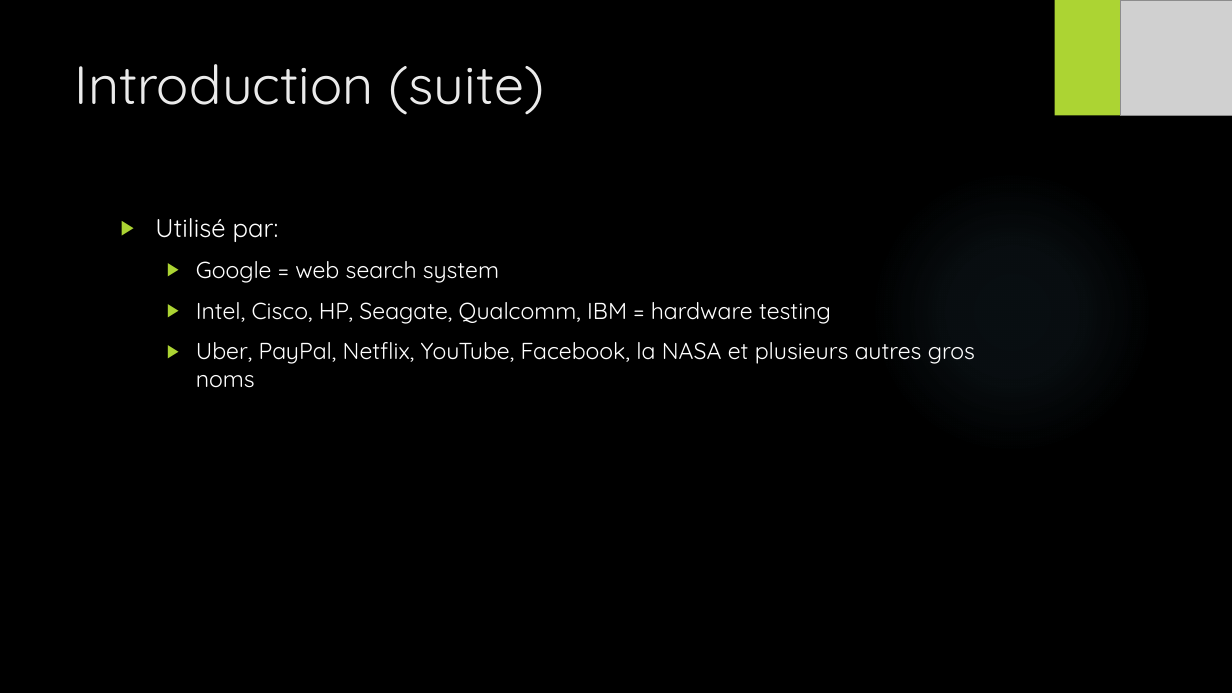
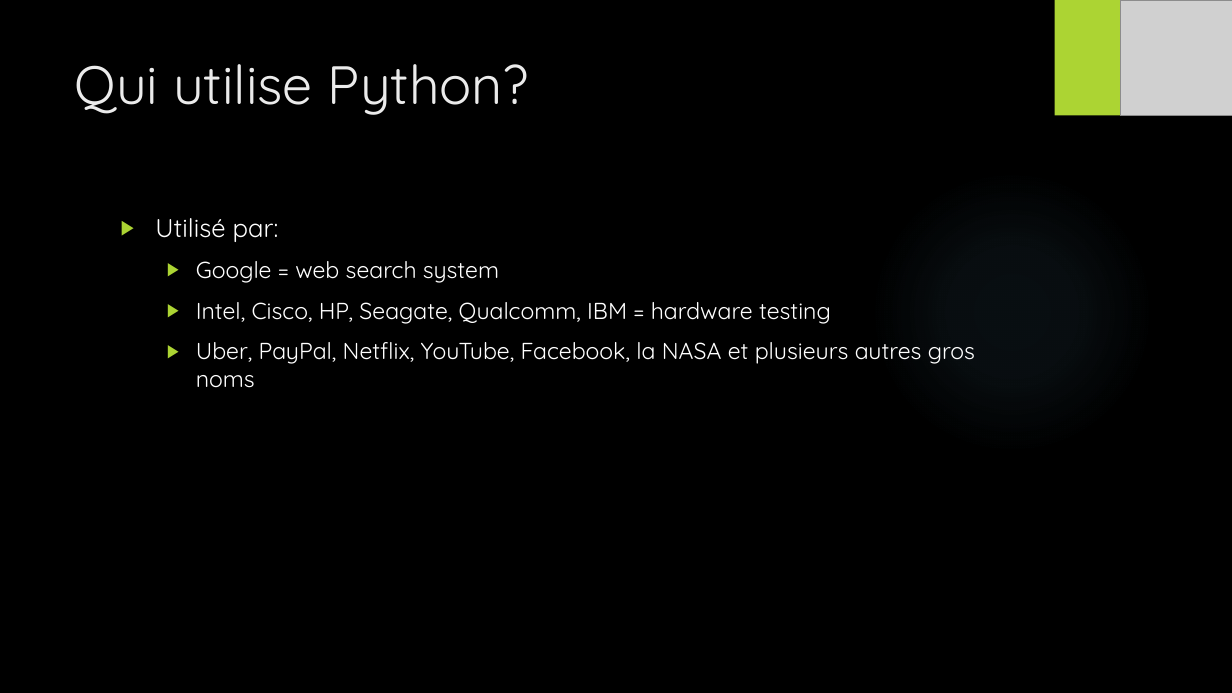
Before and after one commit to At0micTurtle/App_Bourse, a slide deck: slide 3 of Présentation Python.pptx. Drawn at 1232x693 pixels with LibreOffice and Linux fonts; fonts in the diff are those of the drawing; grey boxes stand for pictures; background and template pictures are left out. Boxes give left, top, right and bottom in pixels: in the first picture for what was removed or moved away, otherwise in the second. Text is boxed around its words. In the diff, an @@ line names an element or a change of style, - is before the commit and + after.

```diff
--- a/Présentation Python.pptx
+++ b/Présentation Python.pptx
@@ title at box(75, 64, 530, 115): text changed @@
-Introduction (suite)
+Qui utilise Python?
```
Also in this commit, not shown: 1 other slide changed, 10 other files.
